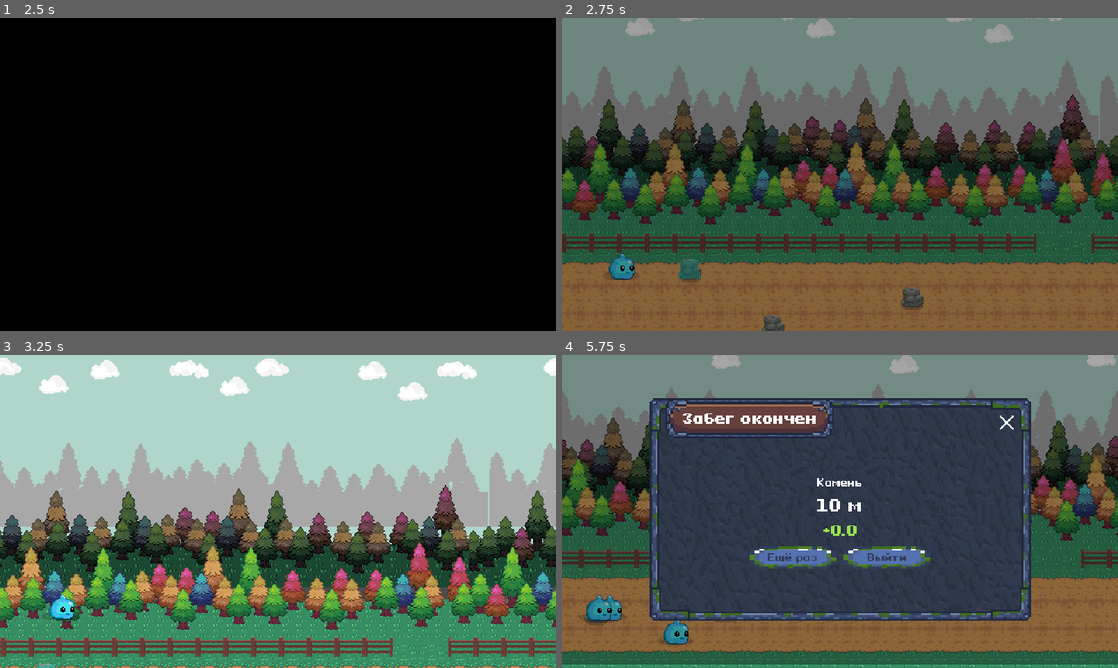
Above: before the commit, frames 1-4 (two rows, left to right).
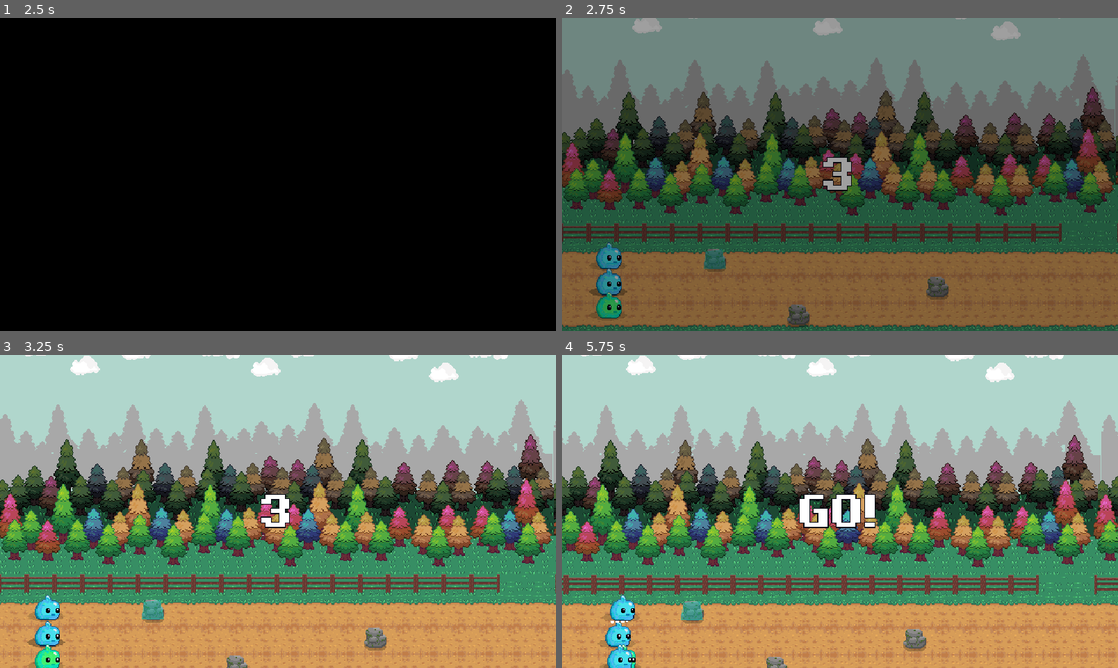
Above: after the commit, the same moments.

Repository: romanchertushkindev-art/animal-merge
Game: Godot game, scene res://Scenes/main.tscn
The game is run twice, just before and just after one commit, with the same random seed, the same clock (stepped at 60 frames per second) and the same inputs.
Inputs (mouse positions are in pixels of both pictures, inside the frame that each line leads up to):
- Up to frame 1 (2.5 s): click (22, 39) at 0.5 s; click (66, 39) at 1.25 s; click "TO RACE" at 2 s
- Up to frame 2 (2.75 s): no input
- Up to frame 3 (3.25 s): tap Enter (ui_accept) at 2.75, 3.02 s; move the mouse to (400, 495) at 2.77 s; hold Right (ui_right) from 2.78 s (still down); click (400, 495) at 2.92 s
- Up to frame 4 (5.75 s): move the mouse to (728, 527) at 3.52 s; release Right (ui_right) at 3.53 s; hold Down (ui_down) 3.53-4.28 s; tap Enter (ui_accept) at 3.77, 5.27 s; move the mouse to (895, 442) at 4.27 s; hold Right (ui_right) 4.28-5.03 s; move the mouse to (812, 574) at 5.02 s; hold Up (ui_up) from 5.03 s (still down); click (812, 574) at 5.17 s

Frame 1 is identical in both runs. In frame 2, 43% of the frame differs, in the area x 0-100%, y 0-100%; in frame 3, 75%; in frame 4, 98%.

Commit message:
race: боты на других полосах, прыгают через препятствия, отсчёт 3с
- боты спавнятся строго не на полосе игрока, на одном X с ним
- боты видят препятствие впереди (тайлмап Obstacles) и перепрыгивают
- перед стартом отсчёт 3,2,1,GO — слизень и боты стартуют после него

Diff:
--- a/Scripts/race/raceManager.gd
+++ b/Scripts/race/raceManager.gd
@@ -11,6 +11,7 @@
 const INVENTORY_CONTENT := preload("res://Resources/ui/dialogs/inventory/inventory_content.tscn")
 const RESULT_CONTENT := preload("res://Scenes/race/race_result.tscn")
 const RACER_SCENE := preload("res://Scenes/race/racer_slime.tscn")
+const PIXEL_FONT := preload("res://Resources/fonts/pixelFont.ttf")
 
 # ============================================
 # ТРАССА
@@ -55,13 +56,34 @@
 var _start_x: float = 0.0
 var _selection_dialog: Dialog = null
 var _result_dialog: Dialog = null
+var _bots: Array[RacerSlime] = []
+var _countdown: float = 0.0      # секунды до старта (3, 2, 1)
+var _go_timer: float = 0.0       # сколько ещё показывать «GO!»
+var _countdown_label: Label = null
 
 # ============================================
 # ИНИЦИАЛИЗАЦИЯ
 # ============================================
 func _ready() -> void:
 	_finish_x = finish_layer.global_position.x if finish_layer else 100000.0
+	_setup_countdown()
 	_open_selection()
+
+## Лейбл отсчёта «3, 2, 1, GO!» поверх мира.
+func _setup_countdown() -> void:
+	var canvas := CanvasLayer.new()
+	add_child(canvas)
+	_countdown_label = Label.new()
+	_countdown_label.set_anchors_preset(Control.PRESET_FULL_RECT)
+	_countdown_label.horizontal_alignment = HORIZONTAL_ALIGNMENT_CENTER
+	_countdown_label.vertical_alignment = VERTICAL_ALIGNMENT_CENTER
+	_countdown_label.add_theme_font_override("font", PIXEL_FONT)
+	_countdown_label.add_theme_font_size_override("font_size", 48)
+	_countdown_label.add_theme_color_override("font_color", Color(1, 1, 1))
+	_countdown_label.add_theme_color_override("font_outline_color", Color(0.05, 0.06, 0.1))
+	_countdown_label.add_theme_constant_override("outline_size", 4)
+	_countdown_label.text = ""
+	canvas.add_child(_countdown_label)
 
 # ============================================
 # ВЫБОР ГОНЩИКА
@@ -104,30 +126,60 @@
 	slime.speed = base_speed + slime.race_stat("race_speed") * speed_per_stat
 
 	_running = true
-	slime.start()
+	_countdown = 3.0
+	_go_timer = 0.0
 	_spawn_bots()
 	print("[Race] Заезд: %s (uid %d), скорость %d px/с" % [slime_id, uid, roundi(slime.speed)])
 
 ## Спавнит ботов-слаймов: те же бегуны, но с is_bot = true.
-## Едут рядом со своей скоростью, сами меняют полосы, ни с чем не сталкиваются.
+## Стоят на той же линии (X), что и игрок, но строго на других полосах.
 func _spawn_bots() -> void:
+	# Свободные полосы — все, кроме полосы игрока
+	var lanes: Array[int] = []
+	for i in slime.lane_y.size():
+		if i != slime.lane:
+			lanes.append(i)
+	if lanes.is_empty():
+		return
+
 	for i in bot_count:
 		var bot: RacerSlime = RACER_SCENE.instantiate()
 		bot.is_bot = true
 		bot.slime_id = "blue" if i % 2 == 0 else "green"
 		bot.lane_y = slime.lane_y
-		bot.lane = randi() % slime.lane_y.size()
+		bot.lane = lanes[i % lanes.size()]
 		bot.speed = slime.speed * randf_range(0.85, 1.1)
+		bot.obstacles_layer = obstacles_layer
 		add_child(bot)
-		bot.position.x = slime.position.x - randf_range(60.0, 300.0)
-		bot.start()
+		bot.position.x = slime.position.x
+		_bots.append(bot)
 
 # ============================================
 # ГЛАВНЫЙ ЦИКЛ
 # ============================================
-func _process(_delta: float) -> void:
+func _process(delta: float) -> void:
 	if not _running:
 		return
+
+	# Отсчёт 3, 2, 1 — слизень и боты стоят
+	if _countdown > 0.0:
+		_countdown -= delta
+		if _countdown <= 0.0:
+			_countdown = 0.0
+			_countdown_label.text = "GO!"
+			slime.start()
+			for bot in _bots:
+				bot.start()
+			_go_timer = 0.6
+		else:
+			_countdown_label.text = str(ceili(_countdown))
+		return
+
+	# Прячем «GO!» через мгновение
+	if _go_timer > 0.0:
+		_go_timer -= delta
+		if _go_timer <= 0.0:
+			_countdown_label.text = ""
 
 	_check_hits()
 
--- a/Scripts/race/racer_slime.gd
+++ b/Scripts/race/racer_slime.gd
@@ -45,6 +45,7 @@
 var _vy: float = 0.0          # вертикальная скорость (только в прыжке)
 var _grounded: bool = true
 var _bot_timer: float = 0.0   # таймер бота до следующей попытки сменить полосу
+var obstacles_layer: TileMapLayer = null   # ставит менеджер, чтобы бот видел препятствия
 
 # ============================================
 # СОСТОЯНИЕ (публичный доступ)
@@ -88,13 +89,31 @@
 			_grounded = true
 			_update_collision()
 
-	# Бот сам выбирает полосу
+	# Бот: перепрыгивает препятствие впереди, иначе сам меняет полосу
 	if is_bot:
+		if _grounded and _obstacle_ahead():
+			jump()
 		_bot_timer -= delta
 		if _bot_timer <= 0.0:
 			_bot_timer = bot_switch_interval
 			if randf() < bot_switch_chance:
 				switch_lane(-1 if randf() < 0.5 else 1)
+
+## Есть ли препятствие на полосе бота чуть впереди.
+func _obstacle_ahead() -> bool:
+	if obstacles_layer == null:
+		return false
+	for cell in obstacles_layer.get_used_cells():
+		var data := obstacles_layer.get_cell_tile_data(cell)
+		if data == null:
+			continue
+		var lane_v: Variant = data.get_custom_data("lane")
+		if lane_v == null or int(lane_v) != lane:
+			continue
+		var center := obstacles_layer.to_global(obstacles_layer.map_to_local(cell))
+		if center.x > global_position.x and center.x < global_position.x + 140.0:
+			return true
+	return false
 
 # ============================================
 # УПРАВЛЕНИЕ
